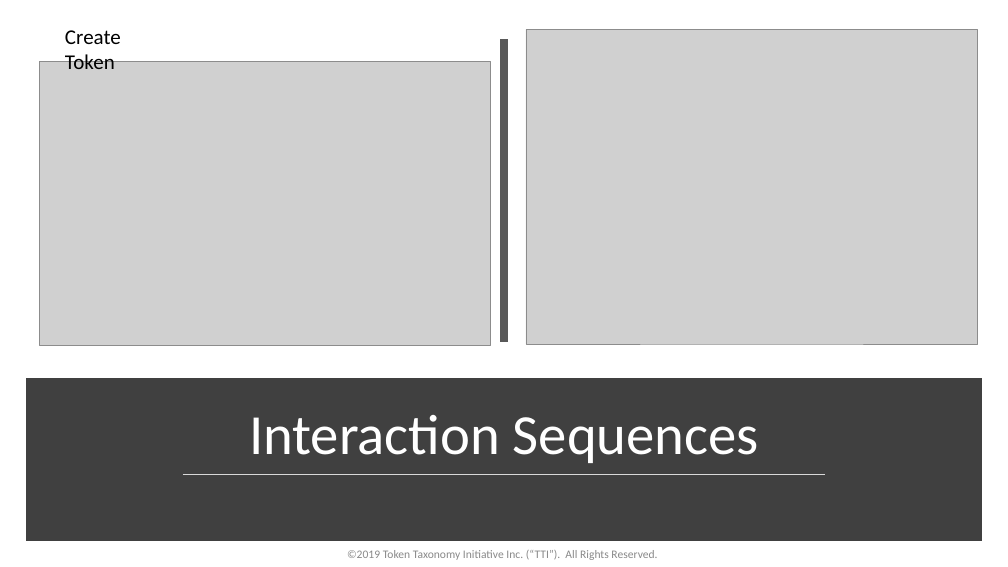
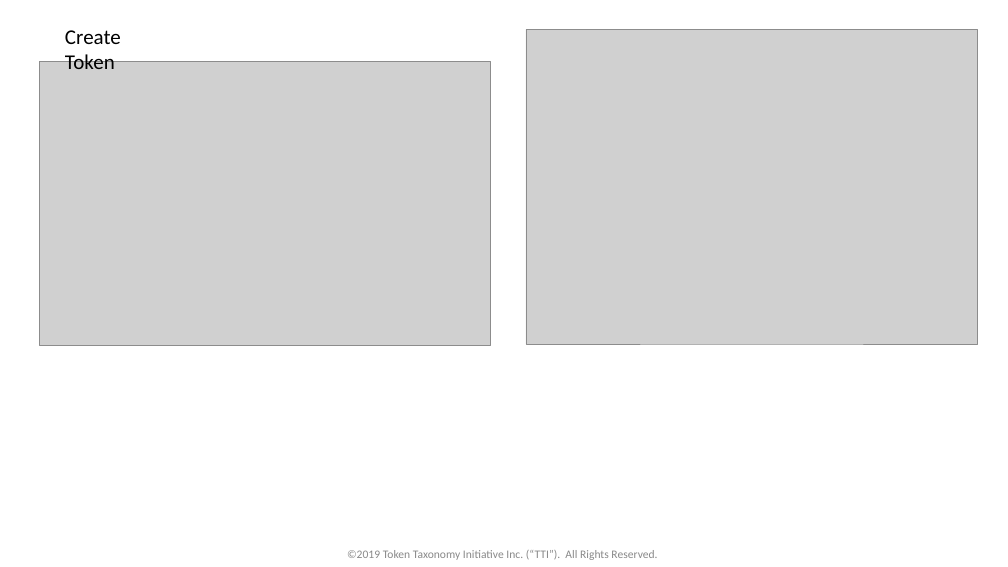
Before and after one commit to vipinsun/TokenTaxonomyFramework-pub, a slide deck: slide 29 of presentations/TTF-Presentation.pptx. Drawn at 1008x567 pixels with LibreOffice and Linux fonts; fonts in the diff are those of the drawing; grey boxes stand for pictures. Boxes give left, top, right and bottom in pixels: in the first picture for what was removed or moved away, otherwise in the second. Text is boxed around its words. In the diff, an @@ line names an element or a change of style, - is before the commit and + after.

```diff
--- a/presentations/TTF-Presentation.pptx
+++ b/presentations/TTF-Presentation.pptx
@@ line removed from (504, 39) to (504, 342) @@
@@ rectangle removed at bbox=[31, 383, 977, 536] @@
@@ title removed at bbox=[249, 415, 759, 463] @@
-Interaction Sequences
@@ line removed from (183, 475) to (826, 475) @@
```
Also in this commit, not shown: 23 other slides changed, 19 other files.
